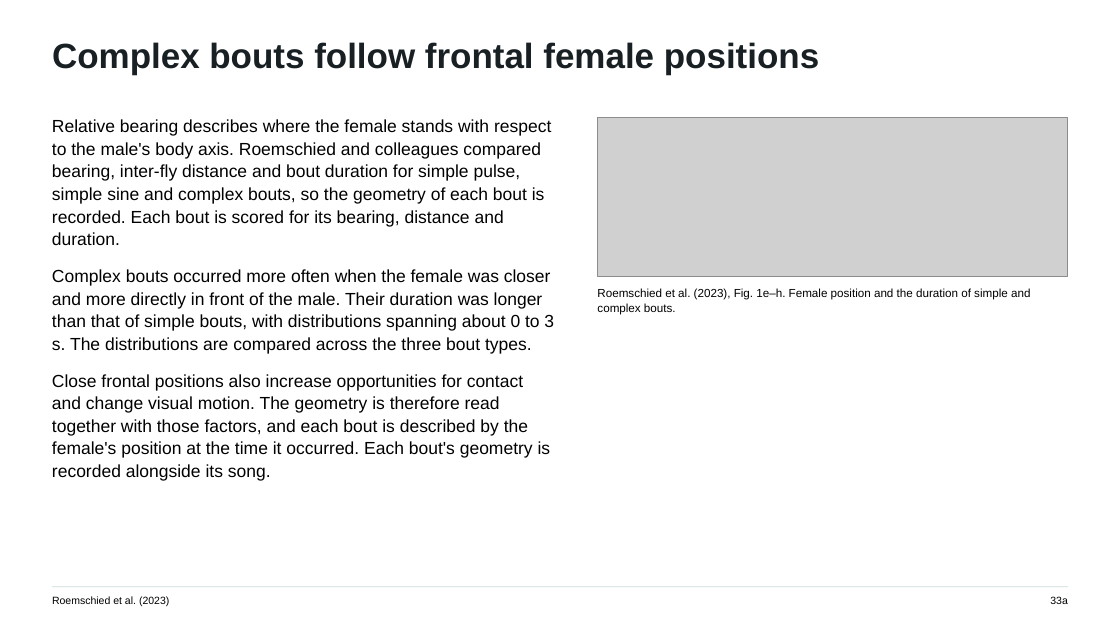
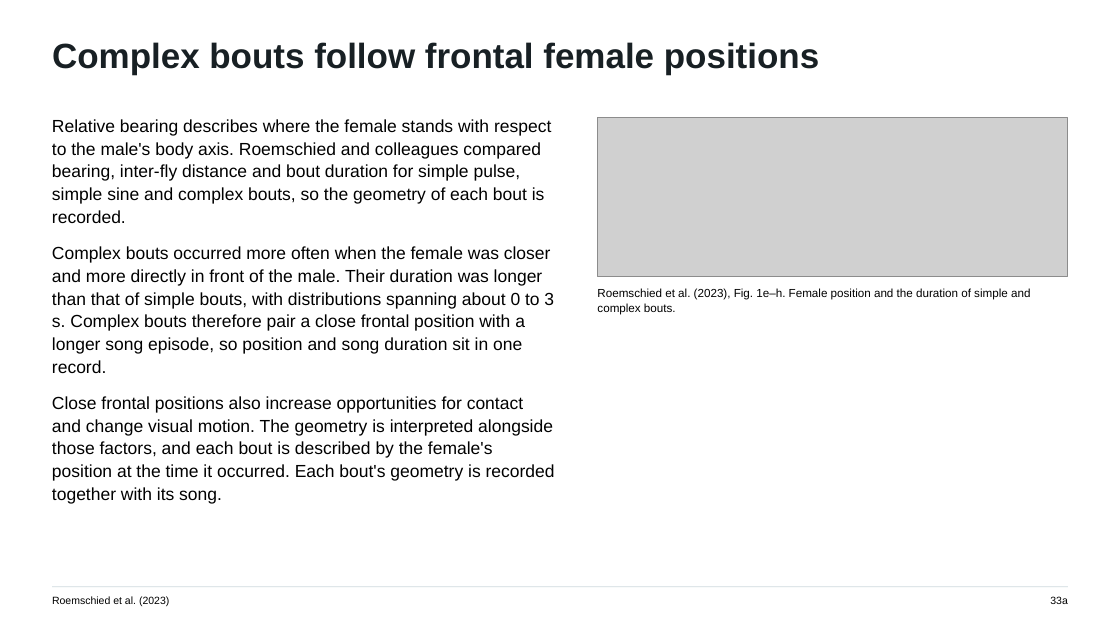
Before and after one commit to jordanxxlopez/NEUROETHOLOGY, a slide deck: slide 44 of scaffolded/Neuroethology_Lecture34_FA2026_SCAFFOLDED.pptx. Drawn at 1120x630 pixels with LibreOffice and Linux fonts; fonts in the diff are those of the drawing; grey boxes stand for pictures. Boxes give left, top, right and bottom in pixels: in the first picture for what was removed or moved away, otherwise in the second. Text is boxed around its words. In the diff, an @@ line names an element or a change of style, - is before the commit and + after.

```diff
--- a/scaffolded/Neuroethology_Lecture34_FA2026_SCAFFOLDED.pptx
+++ b/scaffolded/Neuroethology_Lecture34_FA2026_SCAFFOLDED.pptx
@@ text at (x1=52, y1=119, x2=555, y2=504): text changed @@
-Relative bearing describes where the female stands with respect to the male's body axis. Roemschied and colleagues compared bearing, inter-fly distance and bout duration for simple pulse, simple sine and complex bouts, so the geometry of each bout is recorded. Each bout is scored for its bearing, distance and duration.
-Complex bouts occurred more often when the female was closer and more directly in front of the male. Their duration was longer than that of simple bouts, with distributions spanning about 0 to 3 s. The distributions are compared across the three bout types.
-Close frontal positions also increase opportunities for contact and change visual motion. The geometry is therefore read together with those factors, and each bout is described by the female's position at the time it occurred. Each bout's geometry is recorded alongside its song.
+Relative bearing describes where the female stands with respect to the male's body axis. Roemschied and colleagues compared bearing, inter-fly distance and bout duration for simple pulse, simple sine and complex bouts, so the geometry of each bout is recorded.
+Complex bouts occurred more often when the female was closer and more directly in front of the male. Their duration was longer than that of simple bouts, with distributions spanning about 0 to 3 s. Complex bouts therefore pair a close frontal position with a longer song episode, so position and song duration sit in one record.
+Close frontal positions also increase opportunities for contact and change visual motion. The geometry is interpreted alongside those factors, and each bout is described by the female's position at the time it occurred. Each bout's geometry is recorded together with its song.
```
Also in this commit, not shown: 43 other slides changed, 3 other files.
